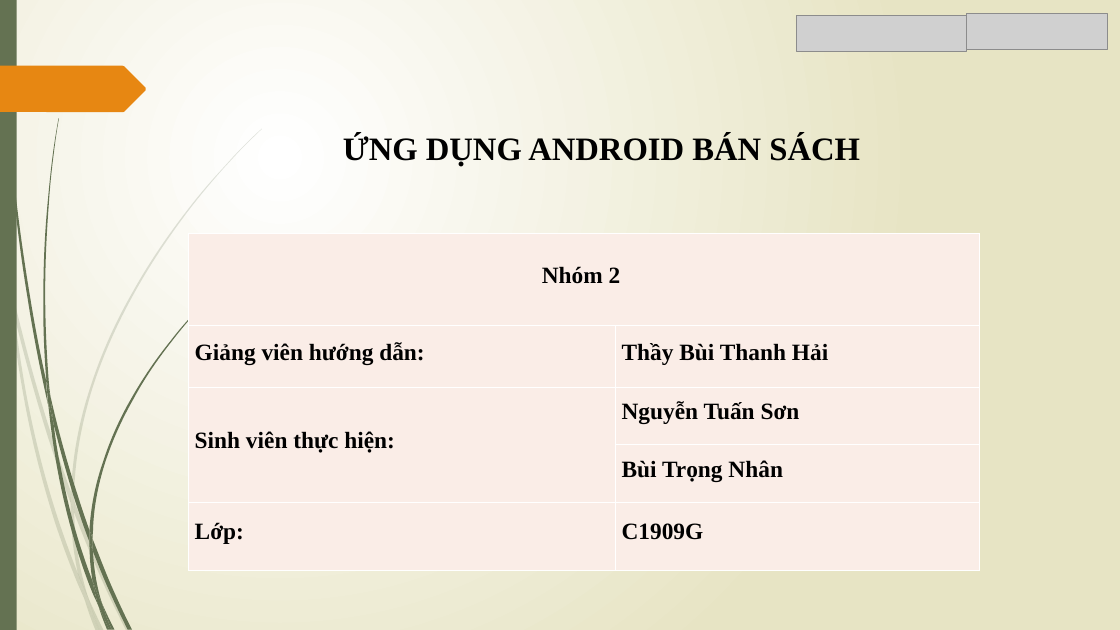
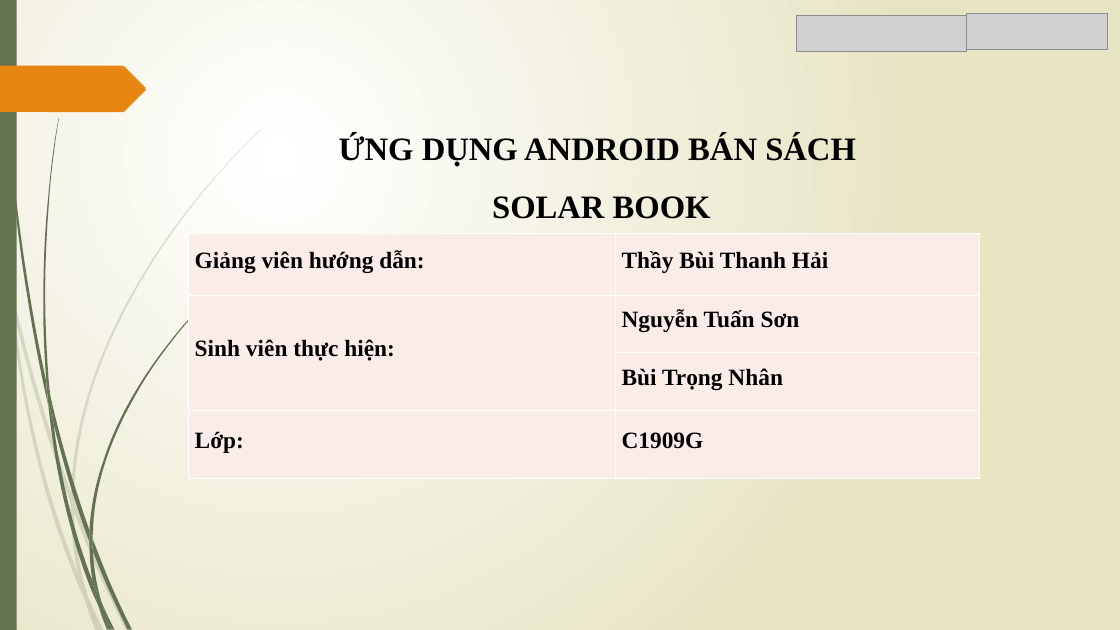
Before and after one commit to Trong-Nhan/Do_An_Ky_Cuoi, a slide deck: slide 1 of Slide Đồ Án.pptx. Drawn at 1120x630 pixels with LibreOffice and Linux fonts; fonts in the diff are those of the drawing; grey boxes stand for pictures. Boxes give left, top, right and bottom in pixels: in the first picture for what was removed or moved away, otherwise in the second. Text is boxed around its words. In the diff, an @@ line names an element or a change of style, - is before the commit and + after.

```diff
--- a/Slide Đồ Án.pptx
+++ b/Slide Đồ Án.pptx
@@ text at (492,196,711,219): paragraph added @@
+SOLAR BOOK
@@ table at (188,234,980,478) @@
-row 1: Nhóm 2 | 
```
Also in this commit, not shown: 7 other slides changed, 12 other files.
